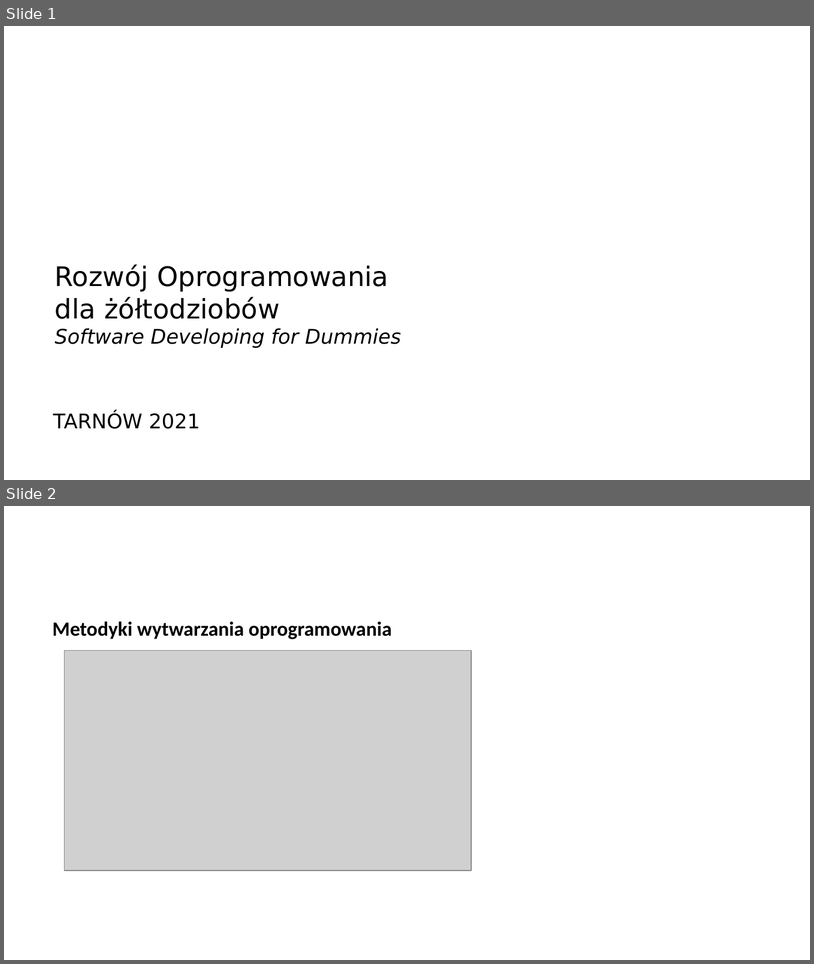
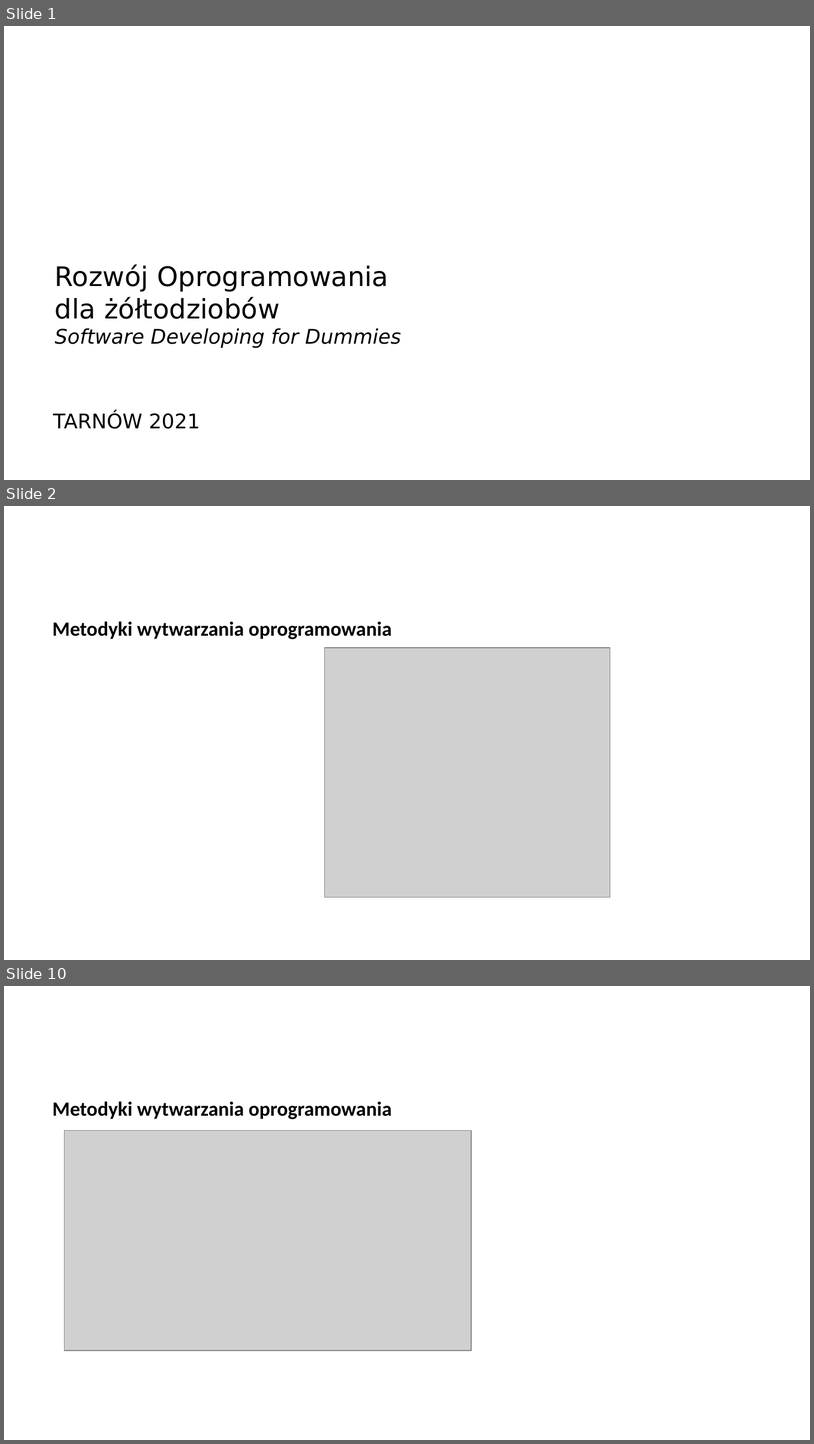
Before and after one commit to arturkwiek/gitlab-tutorial, a slide deck: gitLab - tutorial.pptx. Shown one above the other, each under a label of ours: slides 1 and 2 before the commit, slides 1, 2 and 10 after it; the slides between them are not shown. The pictures are 814x964 and 814x1444 pixels, drawn with LibreOffice and Linux fonts; fonts in the diff are those of the drawing; grey boxes stand for pictures; background and template pictures are left out. Boxes give left, top, right and bottom in pixels: in the first picture for what was removed or moved away, otherwise in the second. Text is boxed around its words. In the diff, an @@ line names an element or a change of style, - is before the commit and + after.

```diff
--- a/gitLab - tutorial.pptx
+++ b/gitLab - tutorial.pptx
@@ slide 2 added at (x1=4, y1=506, x2=810, y2=960), background picture (left out) @@
@@ text added at (x1=53, y1=621, x2=392, y2=639), 18 pt, text #000000, bold @@
+Metodyki wytwarzania oprogramowania
@@ picture added at (x1=325, y1=648, x2=611, y2=897) @@
@@ what was slide 2 is now slide 10 @@
```
Also in this commit, not shown: 1 slide changed, 10 other slides added.
